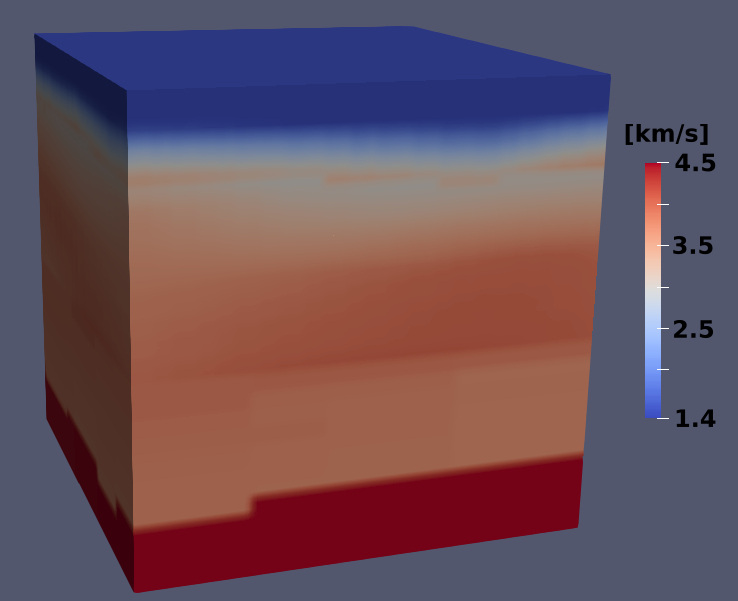
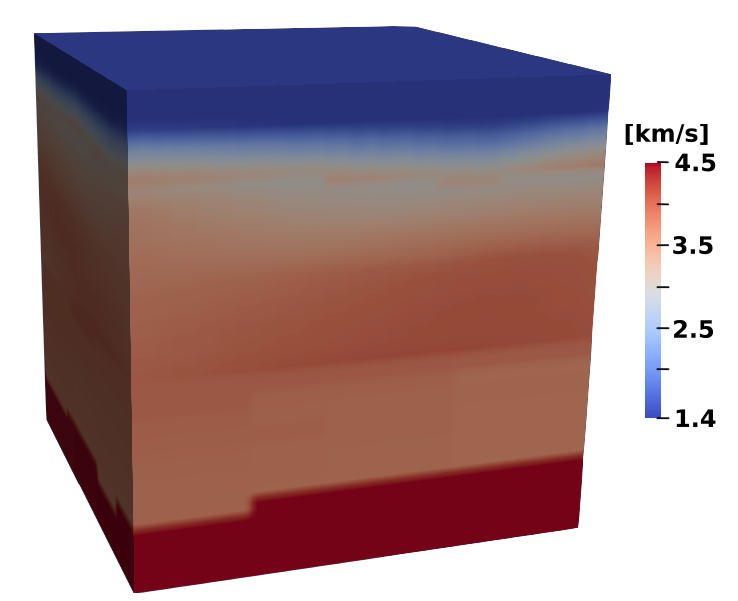
Layer changes from the first 738px x 601px image to the second:
added layer "Paint Layer 2" above "white cover" over <box>640,128,704,448</box>
added layer "white cover" above "blue cover" over <box>640,64,738,512</box>
added layer "Background" above "Background_old" over <box>0,0,738,601</box>
renamed "Background" to "Background_old", hid it, painted on it over <box>0,0,738,601</box>